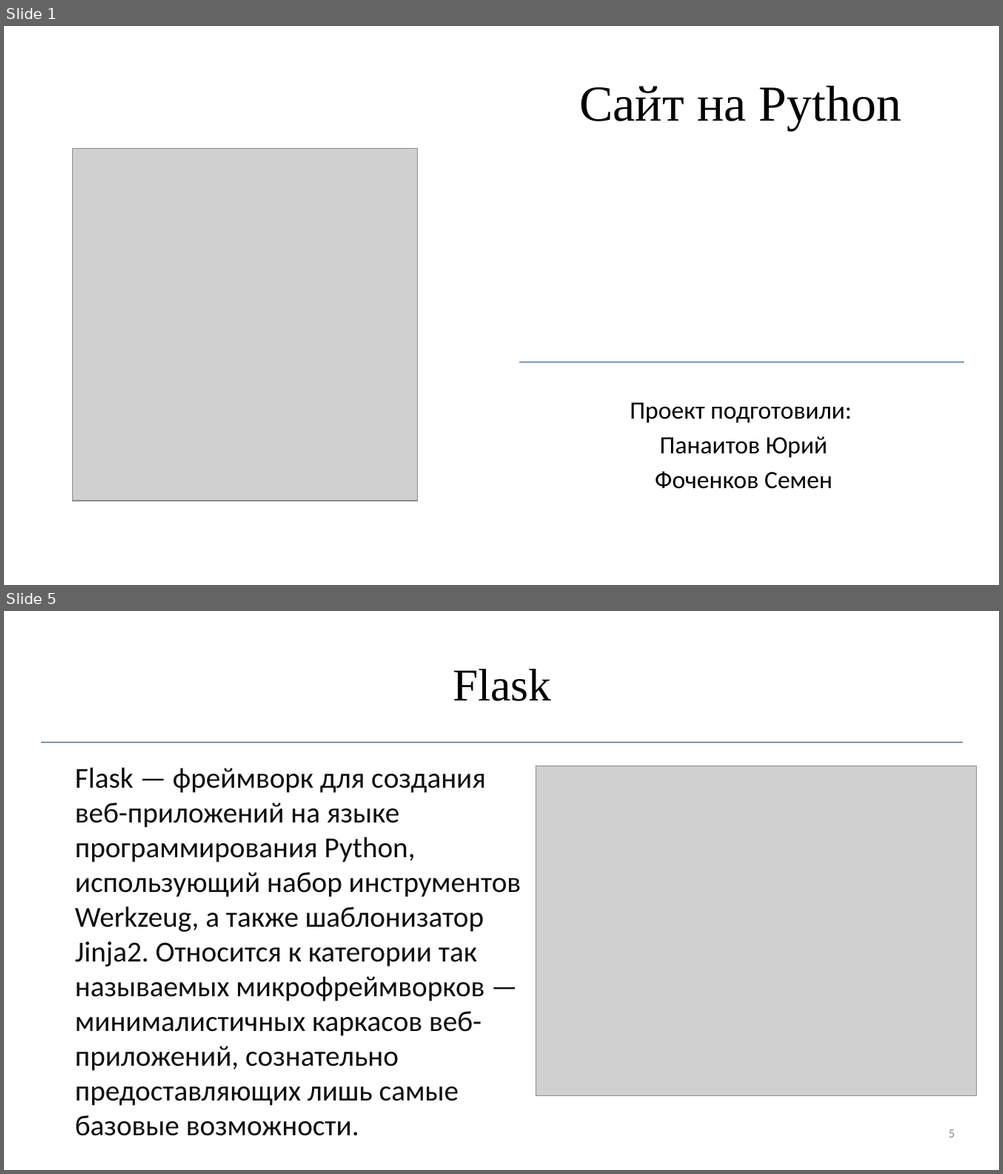
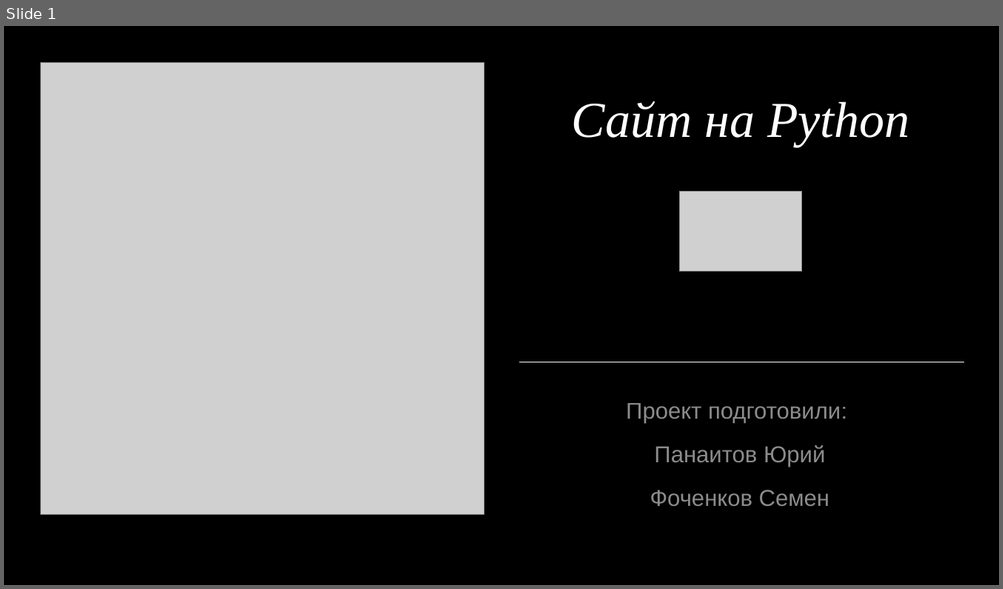
Before and after one commit to R1ccoon/Ip3s, a slide deck: not_site_files/pres.pptx. Shown one above the other, each under a label of ours: slides 1 and 5 before the commit, slide 1 after it; the slides between them are not shown. The pictures are 1003x1174 and 1003x589 pixels, drawn with LibreOffice and Linux fonts; fonts in the diff are those of the drawing; grey boxes stand for pictures. Boxes give left, top, right and bottom in pixels: in the first picture for what was removed or moved away, otherwise in the second. Text is boxed around its words. In the diff, an @@ line names an element or a change of style, - is before the commit and + after.

```diff
--- a/not_site_files/pres.pptx
+++ b/not_site_files/pres.pptx
@@ slide 5 removed at (4, 611, 999, 1170), background #FFFFFF @@
@@ title removed at (452, 669, 551, 701) @@
-Flask
@@ line removed from (40, 742) to (963, 742) @@
@@ picture removed at (535, 766, 976, 1096) @@
@@ text removed at (75, 767, 521, 1136) @@
-Flask — фреймворк для создания веб-приложений на языке программирования Python, использующий набор инструментов Werkzeug, а также шаблонизатор Jinja2. Относится к категории так называемых микрофреймворков — минималистичных каркасов веб-приложений, сознательно предоставляющих лишь самые базовые возможности.
@@ page number removed at (948, 1130, 954, 1138) @@
-5
@@ slide 1 changed as well @@
@@ background #FFFFFF to #000000 @@
@@ picture: place and size @@
-picture at (73, 149, 418, 501)
+picture at (40, 62, 484, 514)
@@ title "Сайт на Python" at (571, 101, 910, 146): text colour #000000 to #FFFFFF, italic on; vertical alignment middle to top @@
@@ picture added at (679, 191, 802, 272) @@
@@ line (520, 363) - (965, 363): stroke #1F497D 0.5 pt to #FFFFFF 0.5 pt @@
@@ subtitle "Проект подготовили:" at (626, 403, 847, 506): size 24 to 22.2 pt, font Calibri to Arial, text colour #000000 to #FFFFFF at 55% opacity; line spacing 1 to 1.2; more space between paragraphs @@
```
Also in this commit, not shown: 7 other slides changed, 1 slide added, 1 other slide removed, 51 other files.
